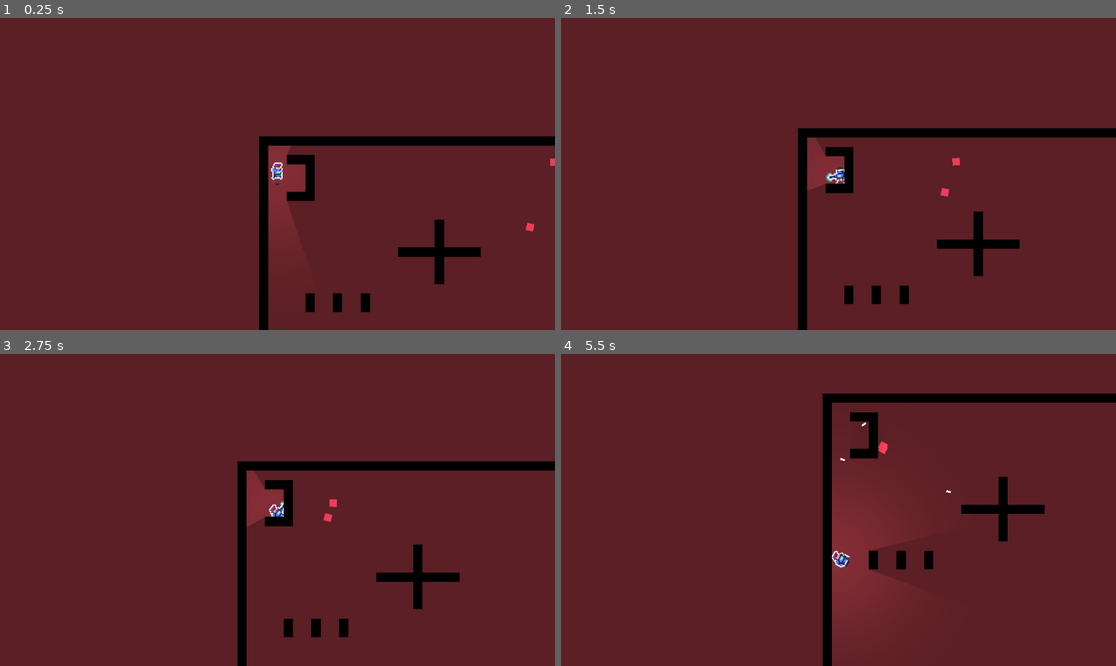
Above: before the commit, frames 1-4 (two rows, left to right).
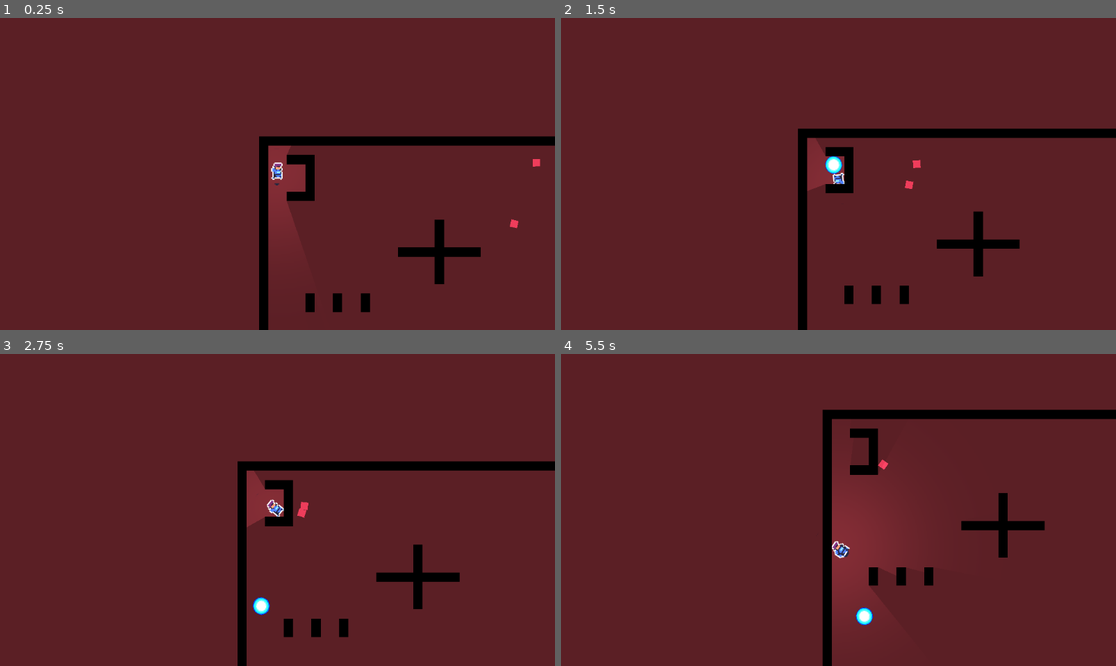
Above: after the commit, the same moments.

Repository: AHuang8693/CSC378-FinalProject
Game: Godot game, scene res://scenes/world.tscn
Same seed, same stepped clock (60 frames per second), same inputs: the game is played once before the commit and once after it.
Inputs (mouse positions are in pixels of both pictures, inside the frame that each line leads up to):
- Up to frame 1 (0.25 s): no input
- Up to frame 2 (1.5 s): move the mouse to (960, 158) at 0.52 s; hold D (right) 0.53-1.28 s; click (960, 158) at 0.6 s; move the mouse to (727, 189) at 1.27 s; hold S (down) from 1.28 s (still down); click (727, 189) at 1.35 s
- Up to frame 3 (2.75 s): move the mouse to (333, 441) at 2.02 s; release S (down) at 2.03 s; hold D (right) from 2.03 s (still down); click (333, 441) at 2.1 s
- Up to frame 4 (5.5 s): move the mouse to (810, 572) at 2.77 s; release D (right) at 2.78 s; hold W (up) 2.78-3.53 s; click (810, 572) at 2.85 s; move the mouse to (1005, 556) at 3.52 s; hold A (left) 3.53-5.03 s; click (1005, 556) at 3.6 s; move the mouse to (672, 463) at 4.27 s; click (672, 463) at 4.35 s; tap Enter at 5 s; move the mouse to (866, 510) at 5.02 s; hold S (down) from 5.03 s (still down); click (866, 510) at 5.1 s

The runs differ from the first frame. In frame 1, 0.1% of the frame differs, in the area x 91-100%, y 44-69%; in frame 2, 0.7%; in frame 3, 0.4%; in frame 4, 5.8%, in the area x 47-100%, y 12-88%.

Commit message:
added bullet texture/spritesheet, one shot only now, speed changes
changes to player, enemy, and bullet speeds

Diff:
--- a/scenes/Bullet.tscn
+++ b/scenes/Bullet.tscn
@@ -1,18 +1,22 @@
 [gd_scene load_steps=4 format=3 uid="uid://b7n0yefiqkrkb"]
 
-[ext_resource type="Texture2D" uid="uid://dg2bvk31nbppj" path="res://assets/WhiteSquare.png" id="1_le6sw"]
 [ext_resource type="Script" path="res://scripts/Bullet.gd" id="1_v8gi2"]
+[ext_resource type="Texture2D" uid="uid://bi2hc45glsxiw" path="res://assets/GlowingBall Blue 22frames RPG.png" id="2_7kfrt"]
 
-[sub_resource type="RectangleShape2D" id="RectangleShape2D_o7cg8"]
-size = Vector2(8, 3)
+[sub_resource type="CircleShape2D" id="CircleShape2D_0i5ac"]
+radius = 15.0
 
 [node name="Bullet" type="CharacterBody2D"]
 collision_layer = 8
 script = ExtResource("1_v8gi2")
 
 [node name="CollisionShape2D" type="CollisionShape2D" parent="."]
-shape = SubResource("RectangleShape2D_o7cg8")
+shape = SubResource("CircleShape2D_0i5ac")
 
 [node name="Sprite2D" type="Sprite2D" parent="."]
-scale = Vector2(0.5, 0.2)
-texture = ExtResource("1_le6sw")
+scale = Vector2(0.25, 0.262)
+texture = ExtResource("2_7kfrt")
+region_enabled = true
+region_rect = Rect2(39, 41, 116, 116)
+
+[node name="AnimationPlayer" type="AnimationPlayer" parent="."]
--- a/scripts/Bullet.gd
+++ b/scripts/Bullet.gd
@@ -1,6 +1,6 @@
 extends CharacterBody2D
 
-const SPEED = 300
+const SPEED = 200
 
 
 # Called when the node enters the scene tree for the first time.
--- a/scripts/Enemy.gd
+++ b/scripts/Enemy.gd
@@ -1,6 +1,6 @@
 extends CharacterBody2D
 
-const MOVE_SCALE = 100 # smaller means the enemy is faster
+const MOVE_SCALE = 70 # smaller means the enemy is faster
 var motion = Vector2()
 
 func _physics_process(delta):
--- a/scripts/Player.gd
+++ b/scripts/Player.gd
@@ -1,6 +1,6 @@
 extends CharacterBody2D
 
-const MOVESPEED = 500
+const MOVESPEED = 400
 const BULLET_SPEED = 1000
 var bullet = preload("res://scenes/Bullet.tscn")
 
@@ -33,8 +33,13 @@
 		motion.x += 1
 
 	if Input.is_action_just_pressed("LMB") and shoot_animation_completed == true:
-		new_anim = "shoot"
-		fire()
+		if hasBullet:
+			new_anim = "shoot"
+			fire()
+			hasBullet = false
+		else:
+			pass # some sort of no ammo indicator here -----
+
 
 	if new_anim != anim and shoot_animation_completed == true:
 		anim = new_anim
@@ -45,12 +50,6 @@
 	velocity = motion.normalized() * MOVESPEED
 	move_and_slide()
 
-	if Input.is_action_just_pressed("LMB"):
-		if hasBullet:
-			fire()
-			hasBullet = false
-		else:
-			pass #play no ammo indicator sound here?
 
 func updateAnimation():
 	if velocity.length() == 0:
@@ -75,7 +74,6 @@
 	get_tree().reload_current_scene() #reloads the game
 
 func _on_area_2d_body_entered(body):
-	#print(body.name)
 	if "Enemy" in body.name:
 		kill()
 
Binary file added: assets/GlowingBall Blue 22frames RPG.png
Not shown, added: assets/GlowingBall Blue 22frames RPG.png.import
